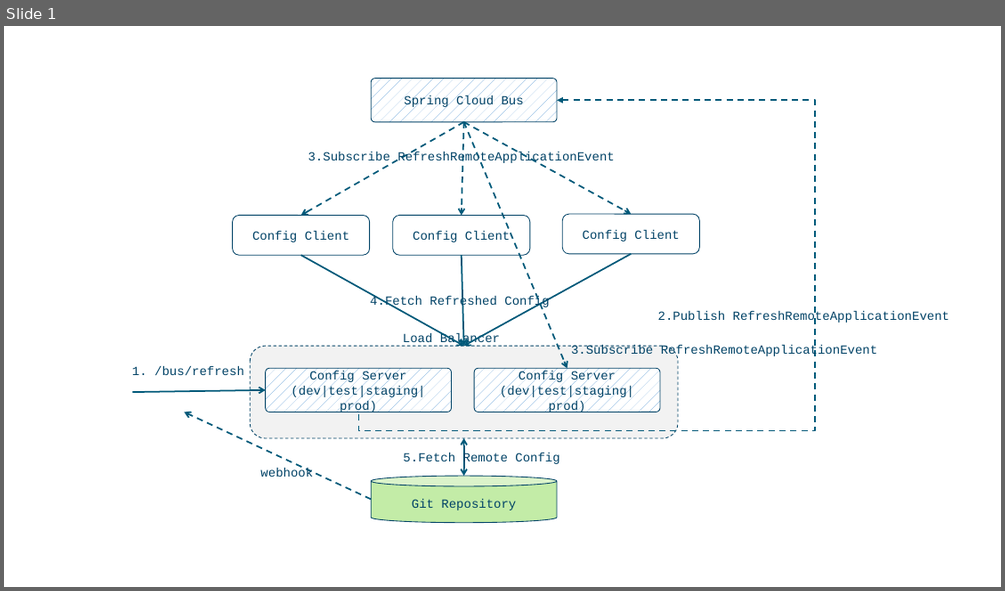
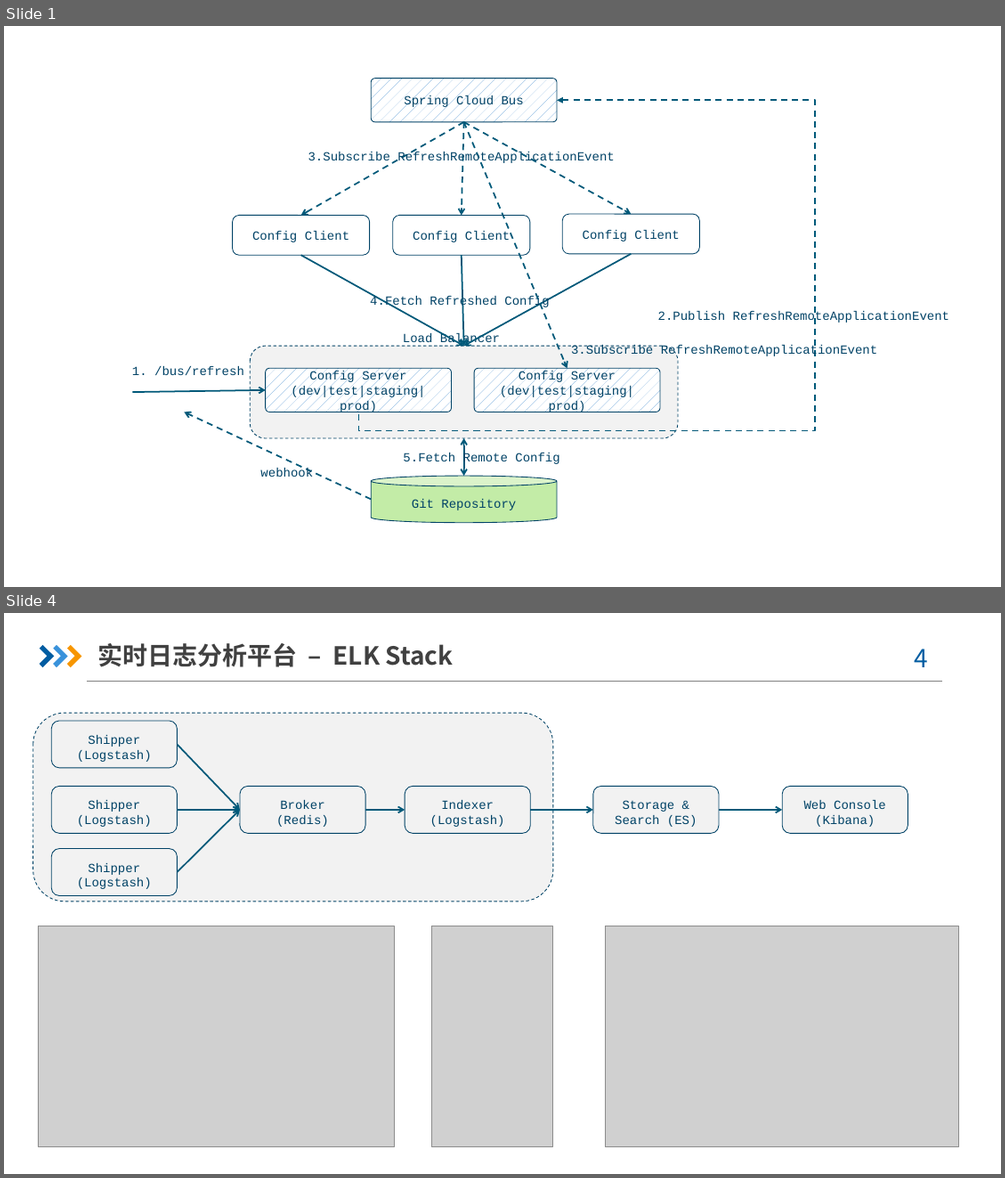
Before and after one commit to osswangxining/osswangxining.github.io, a slide deck: source/images/NewIoTPDocs/tuya.pptx. Shown one above the other, each under a label of ours: slide 1 before the commit, slides 1 and 4 after it; the slides between them are not shown. The pictures are 1005x591 and 1005x1178 pixels, drawn with LibreOffice and Linux fonts; fonts in the diff are those of the drawing; grey boxes stand for pictures; background and template pictures are left out. Boxes give left, top, right and bottom in pixels: in the first picture for what was removed or moved away, otherwise in the second. Text is boxed around its words. In the diff, an @@ line names an element or a change of style, - is before the commit and + after.

```diff
--- a/source/images/NewIoTPDocs/tuya.pptx
+++ b/source/images/NewIoTPDocs/tuya.pptx
@@ slide 4 added at bbox=[4, 613, 1001, 1174], background picture (left out) @@
@@ freeform shape added at bbox=[39, 645, 54, 667], fill #005DA2 @@
@@ freeform shape added at bbox=[53, 645, 68, 667], fill #3992DB @@
@@ freeform shape added at bbox=[67, 645, 81, 667], fill #F79600 @@
@@ text added at bbox=[97, 643, 453, 667], 24 pt, text #404040, bold @@
+实时日志分析平台 – ELK Stack
@@ page number added at bbox=[914, 649, 928, 667], 24 pt, text #005DA2 @@
+4
@@ line added from (86, 681) to (942, 681), #808080 0.75 pt @@
@@ rounded rectangle added at bbox=[33, 714, 553, 901], fill #F2F2F2, outline #004266 0.75 pt dashed @@
@@ rounded rectangle added at bbox=[51, 721, 177, 768], fill #F2F2F2, outline #004266 0.75 pt, 12 pt, text #004266 @@
+Shipper
+(Logstash)
@@ arrow added from (177, 745) to (240, 810), #005979 1.5 pt @@
@@ rounded rectangle added at bbox=[51, 787, 177, 834], fill #F2F2F2, outline #004266 0.75 pt, 12 pt, text #004266 @@
+Shipper
+(Logstash)
@@ rounded rectangle added at bbox=[240, 787, 365, 834], fill #F2F2F2, outline #004266 0.75 pt, 12 pt, text #004266 @@
+Broker
+(Redis)
@@ rounded rectangle added at bbox=[404, 787, 531, 834], fill #F2F2F2, outline #004266 0.75 pt, 12 pt, text #004266 @@
+Indexer
+(Logstash)
@@ rounded rectangle added at bbox=[593, 787, 719, 834], fill #F2F2F2, outline #004266 0.75 pt, 12 pt, text #004266 @@
+Storage & Search (ES)
@@ rounded rectangle added at bbox=[783, 787, 908, 834], fill #F2F2F2, outline #004266 0.75 pt, 12 pt, text #004266 @@
+Web Console
+(Kibana)
@@ arrow added from (177, 810) to (240, 810), #005979 1.5 pt @@
@@ arrow added from (177, 873) to (240, 810), #005979 1.5 pt @@
@@ arrow added from (365, 810) to (404, 810), #005979 1.5 pt @@
@@ arrow added from (531, 810) to (593, 810), #005979 1.5 pt @@
@@ arrow added from (719, 810) to (783, 810), #005979 1.5 pt @@
@@ rounded rectangle added at bbox=[51, 849, 177, 896], fill #F2F2F2, outline #004266 0.75 pt, 12 pt, text #004266 @@
+Shipper
+(Logstash)
@@ picture added at bbox=[38, 926, 395, 1147] @@
@@ picture added at bbox=[432, 926, 553, 1147] @@
@@ picture added at bbox=[606, 926, 959, 1147] @@
```
Also in this commit, not shown: 8 other slides added, 1 other file.
